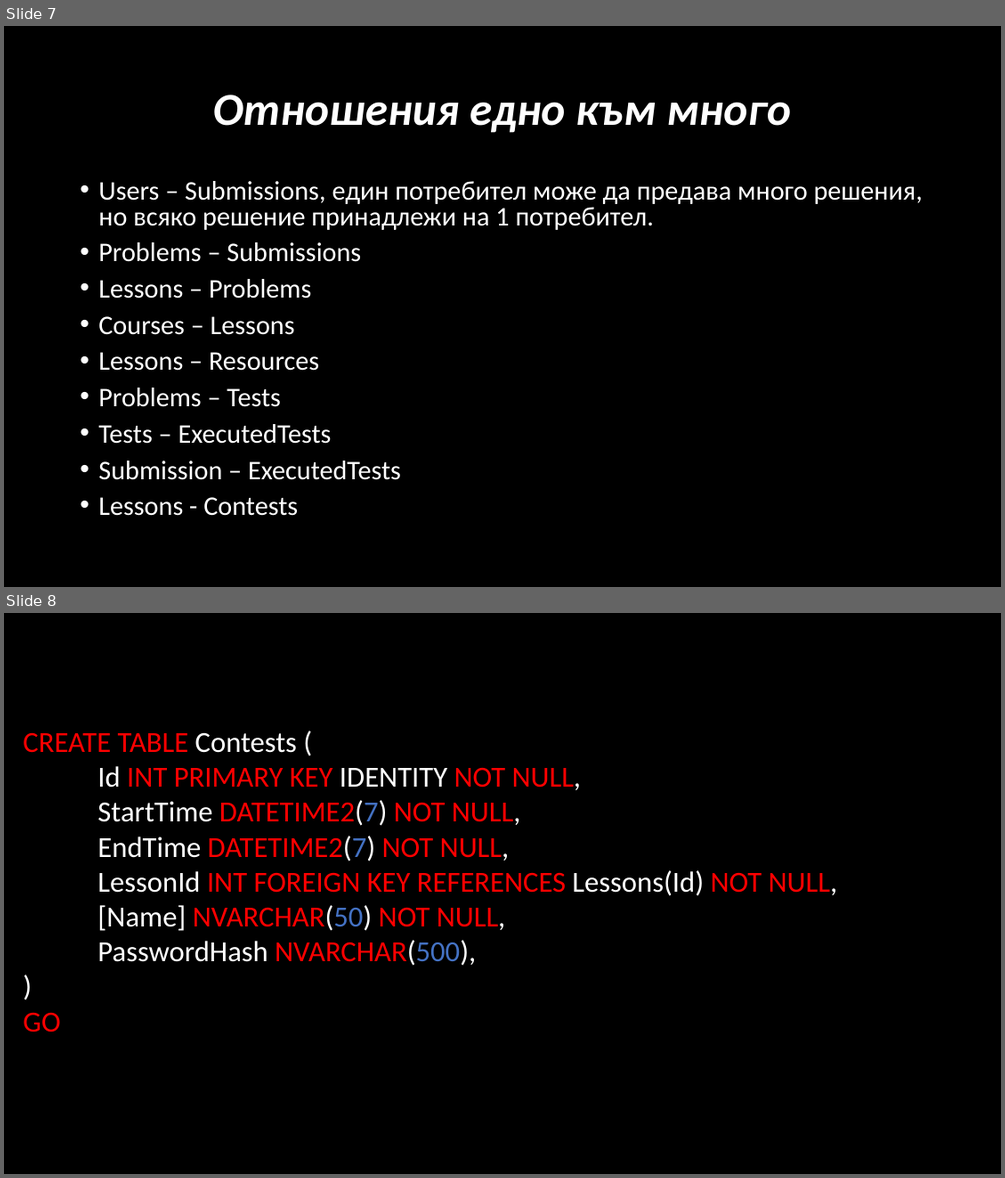
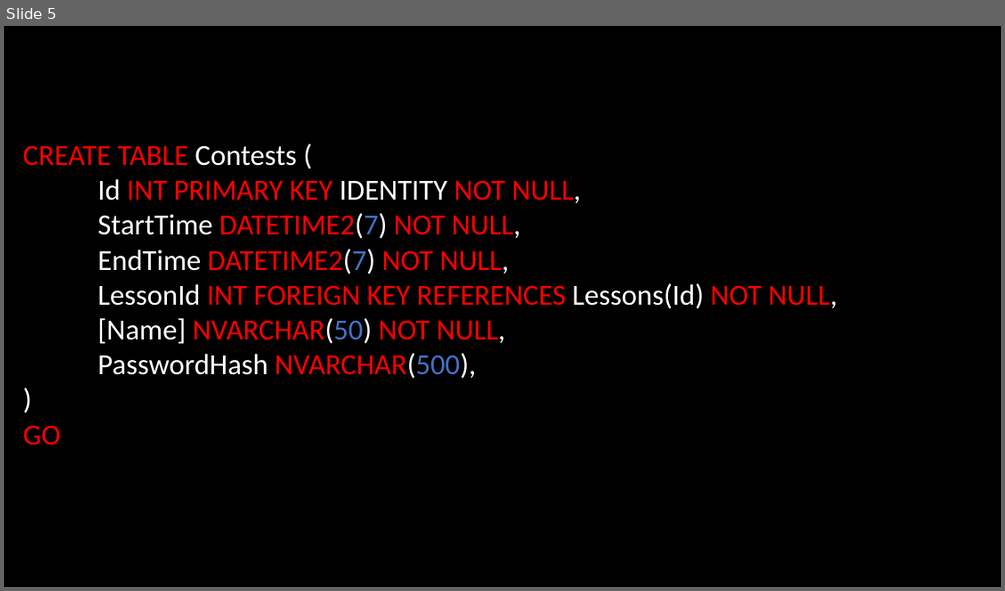
Before and after one commit to NaskoIT/FMI, a slide deck: DB/JudgeSystem/Основна-презентация.pptx. Shown one above the other, each under a label of ours: slides 7 and 8 before the commit, slide 5 after it. The pictures are 1005x1178 and 1005x591 pixels, drawn with LibreOffice and Linux fonts; fonts in the diff are those of the drawing. Boxes give left, top, right and bottom in pixels: in the first picture for what was removed or moved away, otherwise in the second. Text is boxed around its words. In the diff, an @@ line names an element or a change of style, - is before the commit and + after.

```diff
--- a/DB/JudgeSystem/Основна-презентация.pptx
+++ b/DB/JudgeSystem/Основна-презентация.pptx
@@ slide 7 removed at [4, 26, 1001, 587], background #000000 @@
@@ title removed at [213, 95, 791, 133] @@
-Отношения едно към много
@@ text removed at [98, 181, 922, 516] @@
-• Users – Submissions, един потребител може да предава много решения, но всяко решение принадлежи на 1 потребител.
-• Problems – Submissions
-• Lessons – Problems
-• Courses – Lessons
-• Lessons – Resources
-• Problems – Tests
-• Tests – ExecutedTests
-• Submission – ExecutedTests
-• Lessons - Contests
@@ what was slide 8 is now slide 5 @@
```
Also in this commit, not shown: 4 slides changed, 2 other slides removed, 1 other file.
